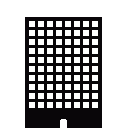
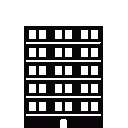
The second 128 x 128 image is a revision of the first. Changes to its layers:
added layer "Windows" above "Building" over [24, 17, 103, 128]
painted on "Building" over [24, 17, 103, 128]
